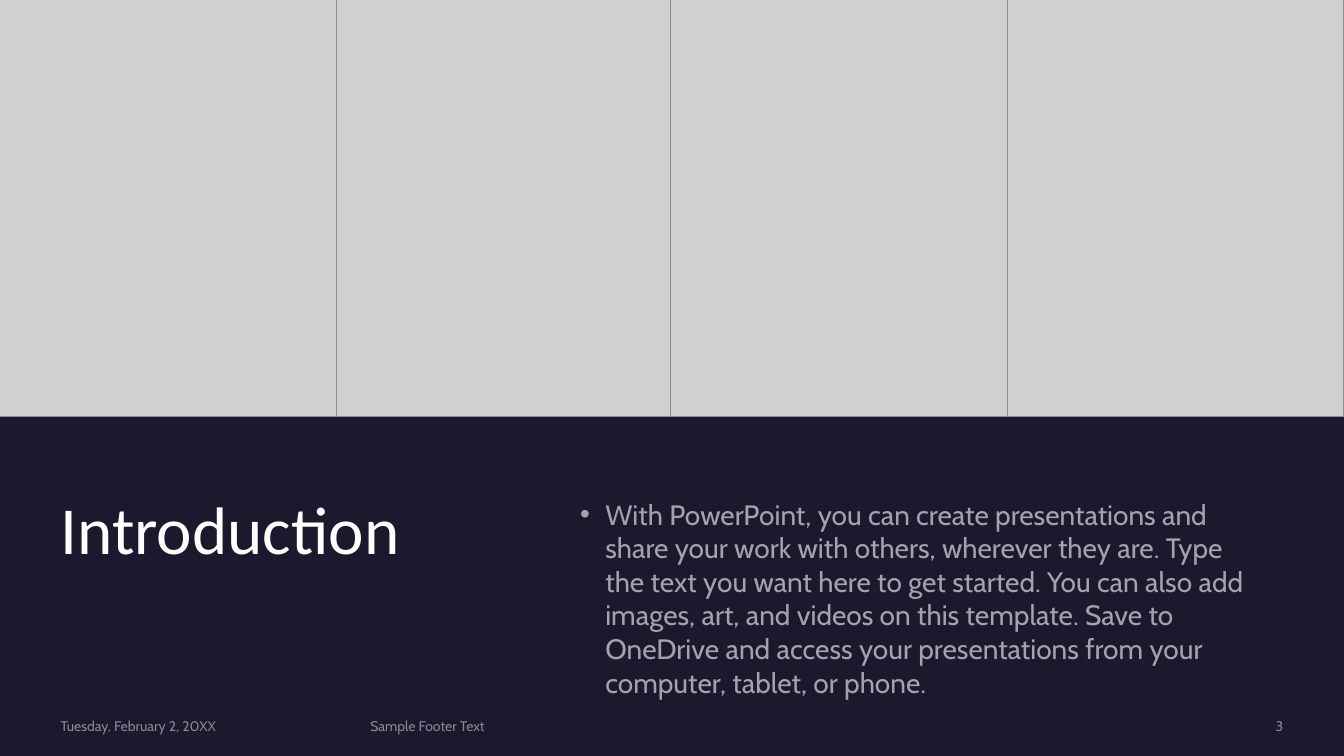
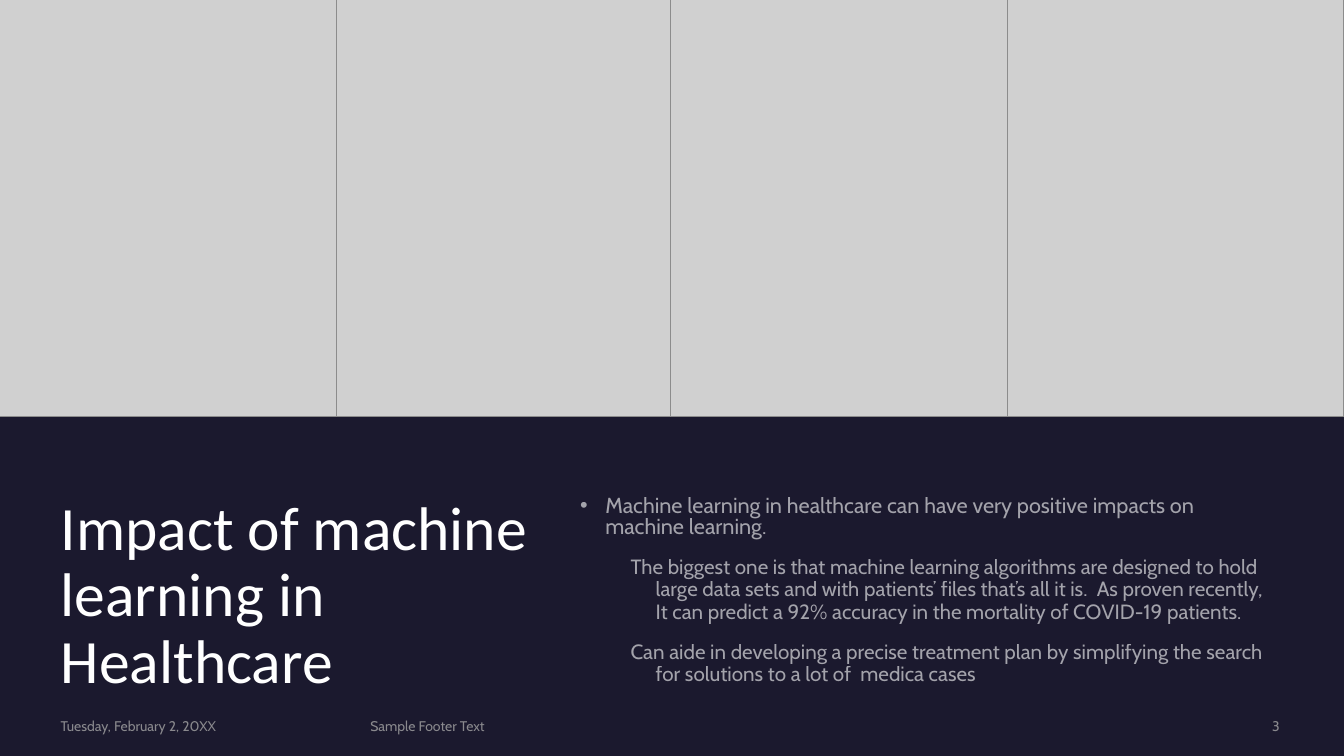
Before and after one commit to Court247/DiscoverAI_Projects_Group3, a slide deck: slide 3 of Final Project/Impact of machine learning in Healthcare.pptx. Drawn at 1344x756 pixels with LibreOffice and Linux fonts; fonts in the diff are those of the drawing; grey boxes stand for pictures. Boxes give left, top, right and bottom in pixels: in the first picture for what was removed or moved away, otherwise in the second. Text is boxed around its words. In the diff, an @@ line names an element or a change of style, - is before the commit and + after.

```diff
--- a/Final Project/Impact of machine learning in Healthcare.pptx
+++ b/Final Project/Impact of machine learning in Healthcare.pptx
@@ title at box(61, 507, 527, 684): text changed; size 48 to 44 pt @@
-Introduction
+Impact of machine learning in Healthcare
@@ text at box(605, 497, 1262, 681): text changed; size 20 to 14.7 pt @@
-• With PowerPoint, you can create presentations and share your work with others, wherever they are. Type the text you want here to get started. You can also add images, art, and videos on this template. Save to OneDrive and access your presentations from your computer, tablet, or phone.
+• Machine learning in healthcare can have very positive impacts on machine learning.
+  The biggest one is that machine learning algorithms are designed to hold large data sets and with patients’ files that’s all it is. As proven recently, It can predict a 92% accuracy in the mortality of COVID-19 patients.
+  Can aide in developing a precise treatment plan by simplifying the search for solutions to a lot of medica cases
@@ page number: place and size @@
-page number at box(1276, 721, 1284, 731)
+page number at box(1272, 721, 1280, 731)
```
Also in this commit, not shown: 6 other slides changed, 6 slides added, 5 slides removed, 10 other files.
